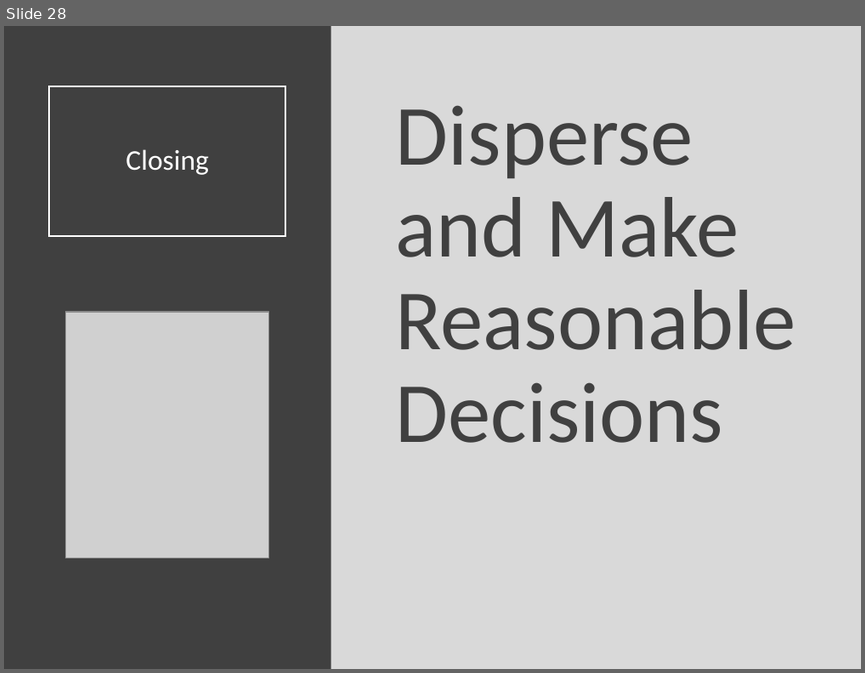
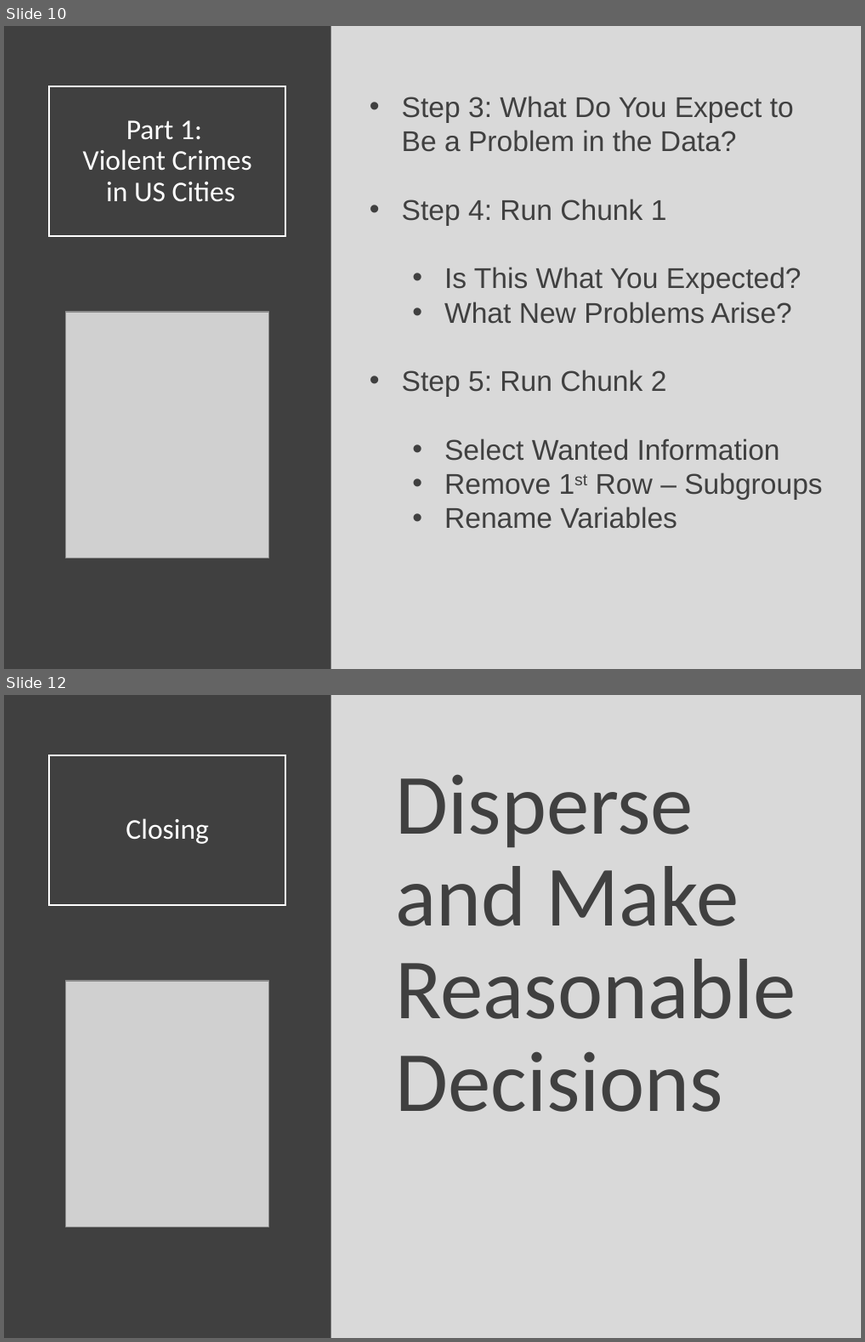
Before and after one commit to Yixf-Self/STOR320_WEBSITE, a slide deck: Lecture/Lecture 15/Lecture 15.pptx. Shown one above the other, each under a label of ours: slide 28 before the commit, slides 10 and 12 after it; the slides between them are not shown. The pictures are 865x673 and 865x1342 pixels, drawn with LibreOffice and Linux fonts; fonts in the diff are those of the drawing; grey boxes stand for pictures. Boxes give left, top, right and bottom in pixels: in the first picture for what was removed or moved away, otherwise in the second. Text is boxed around its words. In the diff, an @@ line names an element or a change of style, - is before the commit and + after.

Commit message:
Update Information

```diff
--- a/Lecture/Lecture 15/Lecture 15.pptx
+++ b/Lecture/Lecture 15/Lecture 15.pptx
@@ slide 10 added at (4,26,861,669), background #D9D9D9 @@
@@ rectangle added at (4,26,331,669), fill #404040 @@
@@ title added at (49,86,286,236), outline #FFFFFF 1.5 pt, 24 pt, text #FFFFFF @@
+Part 1:
+Violent Crimes
+in US Cities
@@ text added at (402,96,822,528), 24 pt, text #404040 @@
+• Step 3: What Do You Expect to Be a Problem in the Data?
+• Step 4: Run Chunk 1
+  • Is This What You Expected?
+  • What New Problems Arise?
+• Step 5: Run Chunk 2
+  • Select Wanted Information
+  • Remove 1st Row – Subgroups
+  • Rename Variables
@@ picture added at (66,312,268,557) @@
@@ what was slide 28 is now slide 12 @@
```
Also in this commit, not shown: 10 other slides added, 27 slides removed, 4 other files.
